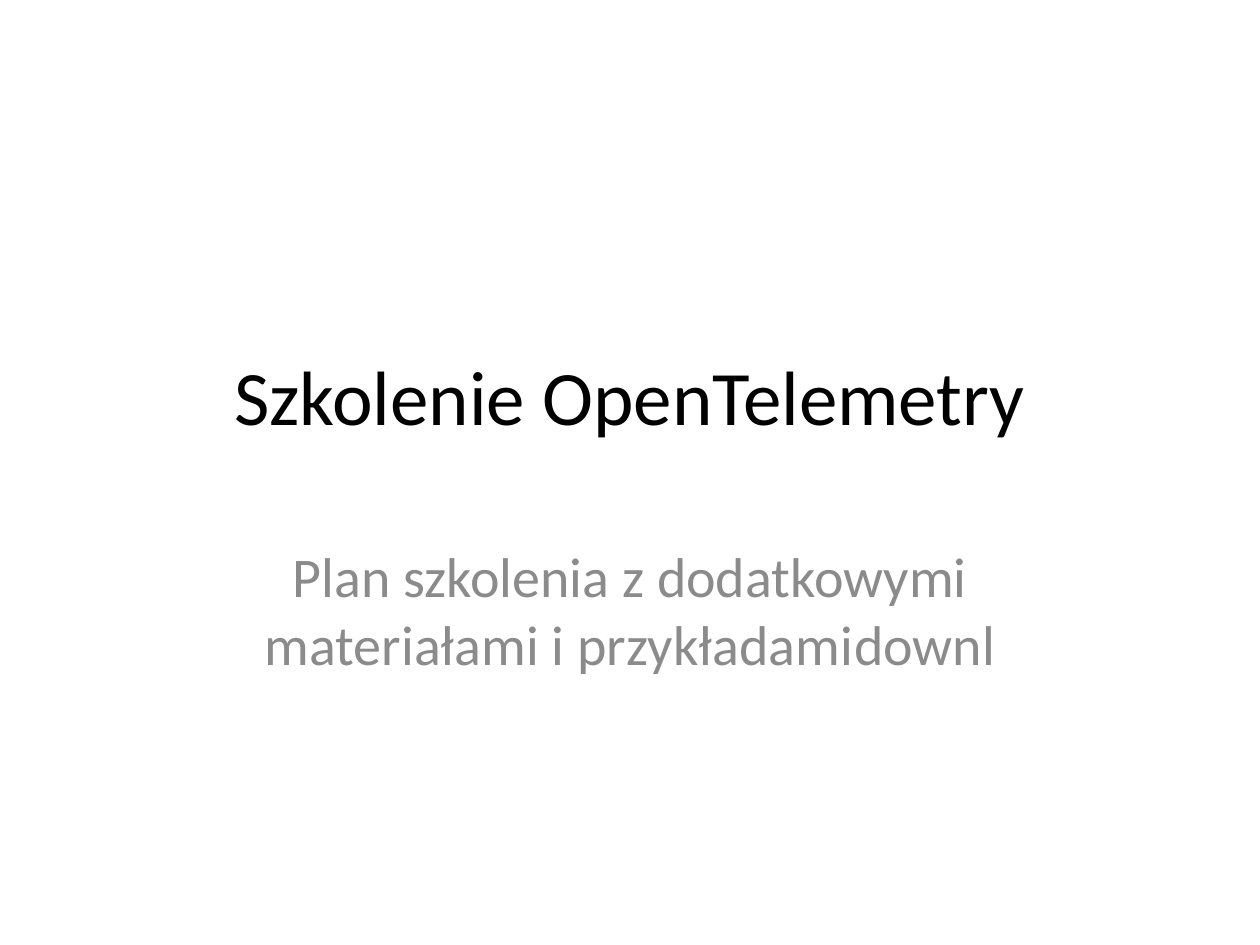
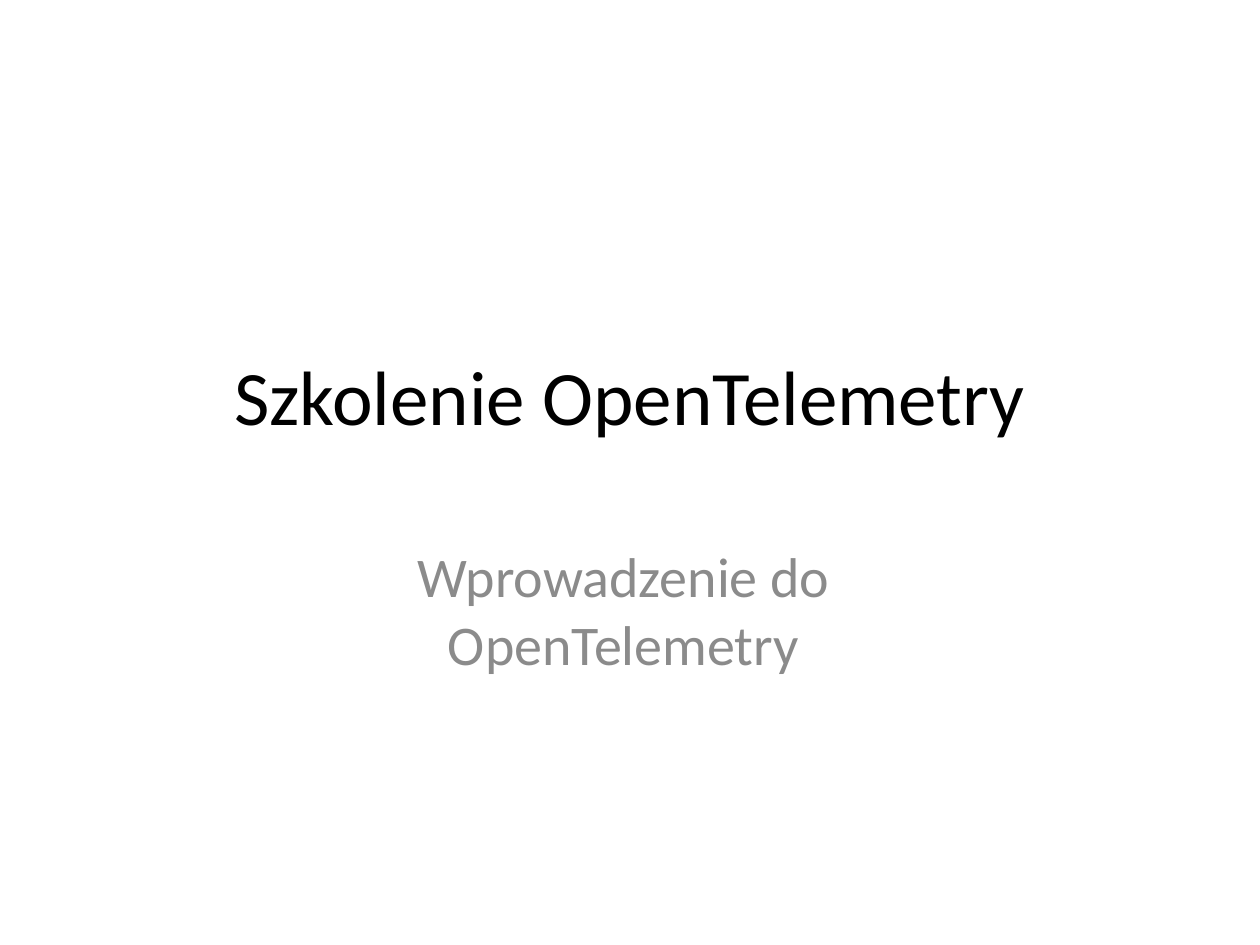
Before and after one commit to Kapsztajn/otel_training_python, a slide deck: slide 1 of otel teoria/Day 1 session 1.2 Wprowadzenie do OpenTelemetry.pptx. Drawn at 1260x945 pixels with LibreOffice and Linux fonts; fonts in the diff are those of the drawing. Boxes give left, top, right and bottom in pixels: in the first picture for what was removed or moved away, otherwise in the second. Text is boxed around its words. In the diff, an @@ line names an element or a change of style, - is before the commit and + after.

```diff
--- a/otel teoria/Day 1 session 1.2 Wprowadzenie do OpenTelemetry.pptx
+++ b/otel teoria/Day 1 session 1.2 Wprowadzenie do OpenTelemetry.pptx
@@ subtitle at box(418, 558, 829, 674): text changed @@
-Plan szkolenia z dodatkowymi materiałami i przykładamidownl
+Wprowadzenie do
+OpenTelemetry
```
Also in this commit, not shown: 27 other slides changed, 23 other files.
